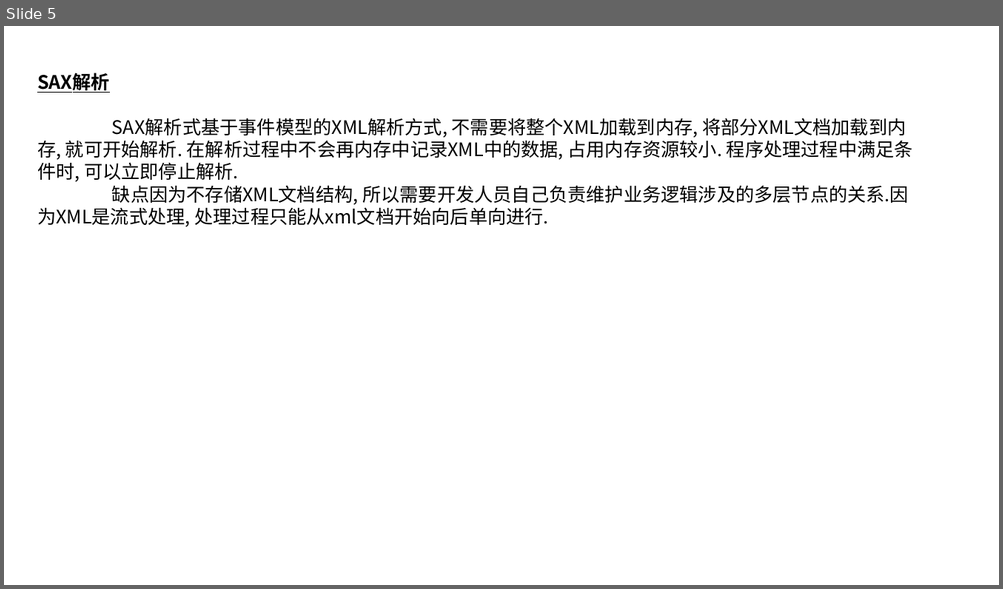
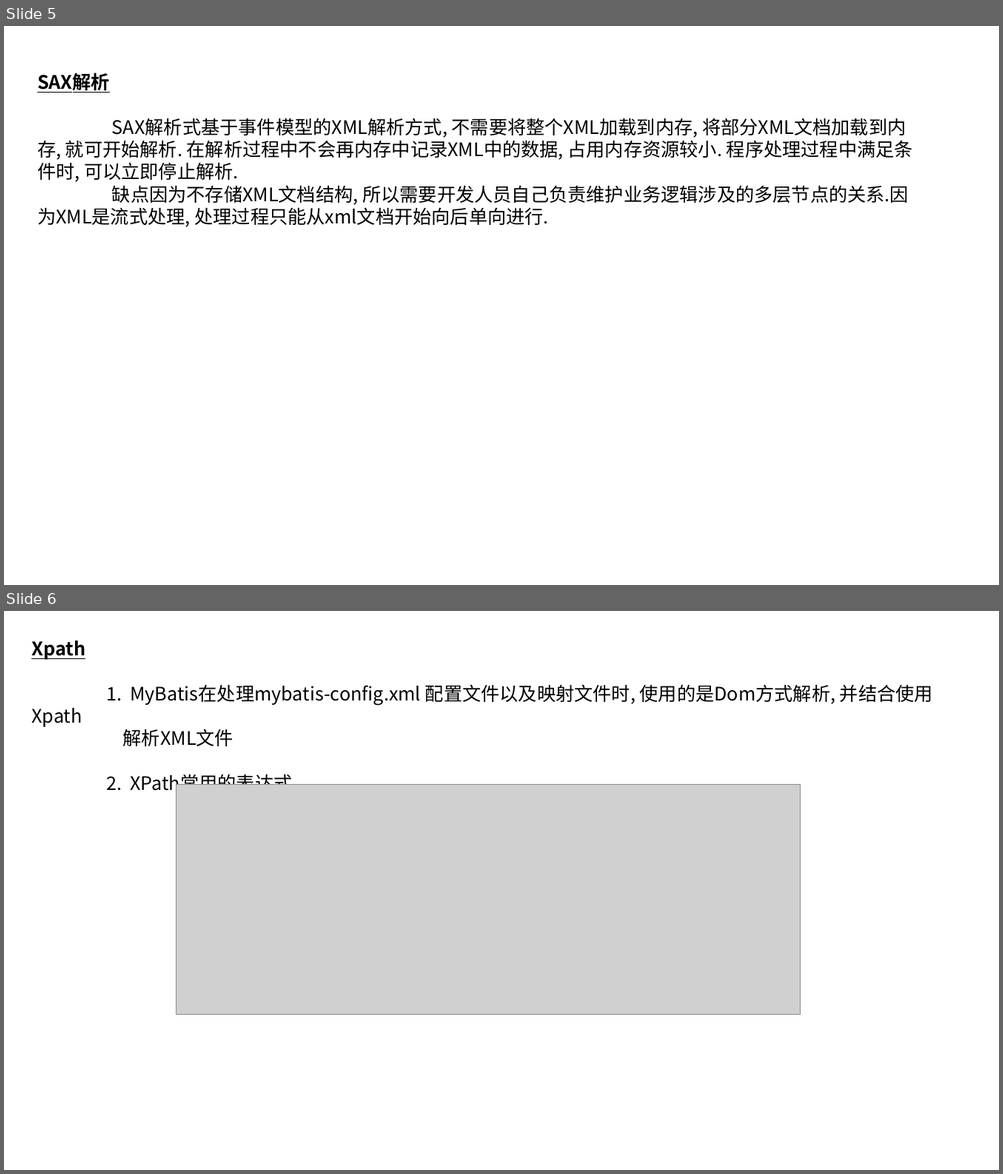
Before and after one commit to luchaojun/ChaojunStudy, a slide deck: JavaStudy/MyBatis/MyBatisStudyNote/MyBatisStudyNote.pptx. Shown one above the other, each under a label of ours: slide 5 before the commit, slides 5 and 6 after it. The pictures are 1003x589 and 1003x1174 pixels, drawn with LibreOffice and Linux fonts; fonts in the diff are those of the drawing; grey boxes stand for pictures. Boxes give left, top, right and bottom in pixels: in the first picture for what was removed or moved away, otherwise in the second. Text is boxed around its words. In the diff, an @@ line names an element or a change of style, - is before the commit and + after.

```diff
--- a/JavaStudy/MyBatis/MyBatisStudyNote/MyBatisStudyNote.pptx
+++ b/JavaStudy/MyBatis/MyBatisStudyNote/MyBatisStudyNote.pptx
@@ slide 6 added at (4,611,999,1170), background #FFFFFF @@
@@ text added at (31,684,933,795), 18 pt, text #000000 @@
+Xpath
+1. MyBatis在处理mybatis-config.xml 配置文件以及映射文件时, 使用的是Dom方式解析, 并结合使用Xpath
+解析XML文件
+2. XPath常用的表达式
@@ picture added at (176,784,800,1014) @@
```
Also in this commit, not shown: 4 other files.
